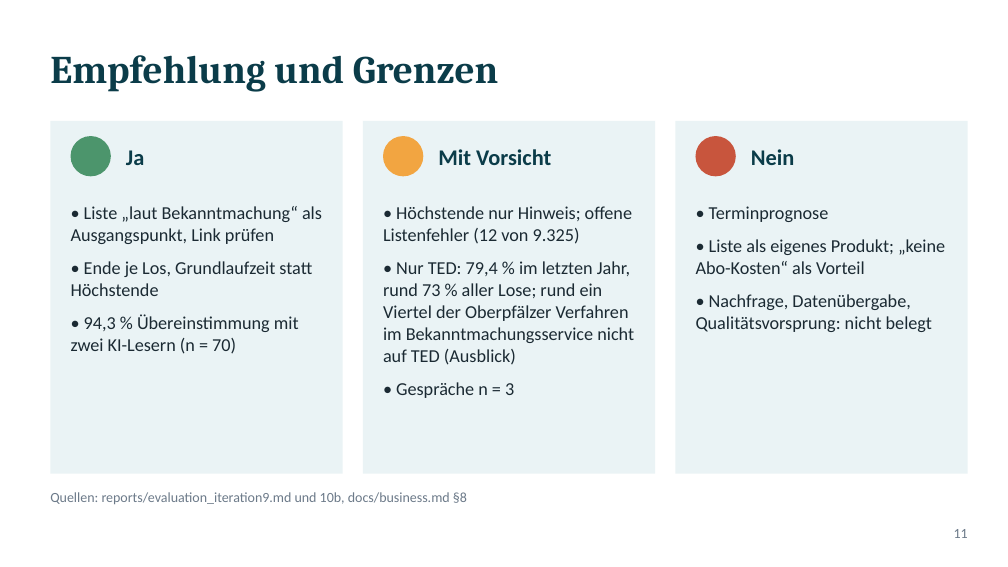
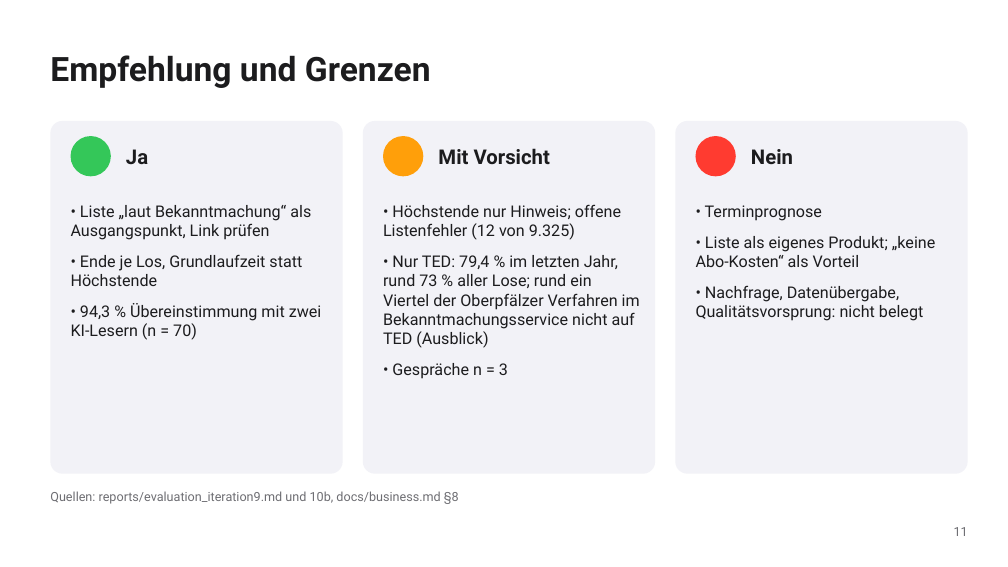
Before and after one commit to ludwigrichthammer9-web/vergabe_radar, a slide deck: slide 11 of docs/vortrag/vortrag_vergabe_radar.pptx. Drawn at 1008x567 pixels with LibreOffice and Linux fonts; fonts in the diff are those of the drawing. Boxes give left, top, right and bottom in pixels: in the first picture for what was removed or moved away, otherwise in the second. Text is boxed around its words. In the diff, an @@ line names an element or a change of style, - is before the commit and + after.

```diff
--- a/docs/vortrag/vortrag_vergabe_radar.pptx
+++ b/docs/vortrag/vortrag_vergabe_radar.pptx
@@ title "Empfehlung und Grenzen" at (50, 55, 431, 88): size 28 to 24 pt, font Cambria to Roboto, text colour #0B3C49 to #1C1C1E @@
@@ ellipse at (71, 136, 111, 176): fill #4C956C to #34C759 @@
@@ ellipse at (383, 136, 423, 176): fill #F2A541 to #FF9F0A @@
@@ rectangle to rounded rectangle; fill #EAF3F5 to #F2F2F7 in 3 elements at (50, 121, 343, 474), (363, 121, 655, 474), (675, 121, 968, 474) @@
@@ ellipse at (696, 136, 736, 176): fill #C8553D to #FF3B30 @@
@@ size 16 to 14.5 pt, font Calibri to Roboto, text colour #0B3C49 to #1C1C1E in 3 elements at (126, 149, 148, 164), (438, 148, 550, 164), (751, 149, 793, 164) @@
@@ size 13 to 11.5 pt, font Calibri to Roboto, text colour #1B2A33 to #1C1C1E in 3 elements at (71, 205, 322, 340), (383, 204, 640, 379), (696, 205, 935, 321) @@
@@ text "Quellen: reports/evaluation_iteration9.md und 10b, docs/busi ..." at (50, 491, 459, 504): size 10 to 9 pt, font Calibri to Roboto, text colour #6C7A89 to #6E6E73 @@
@@ text "11" at (954, 527, 968, 536): size 10 to 9 pt, font Calibri to Roboto, text colour #6C7A89 to #6E6E73 @@
```
Also in this commit, not shown: 10 other slides changed, 1 slide added, 1 slide removed, 7 other files.
